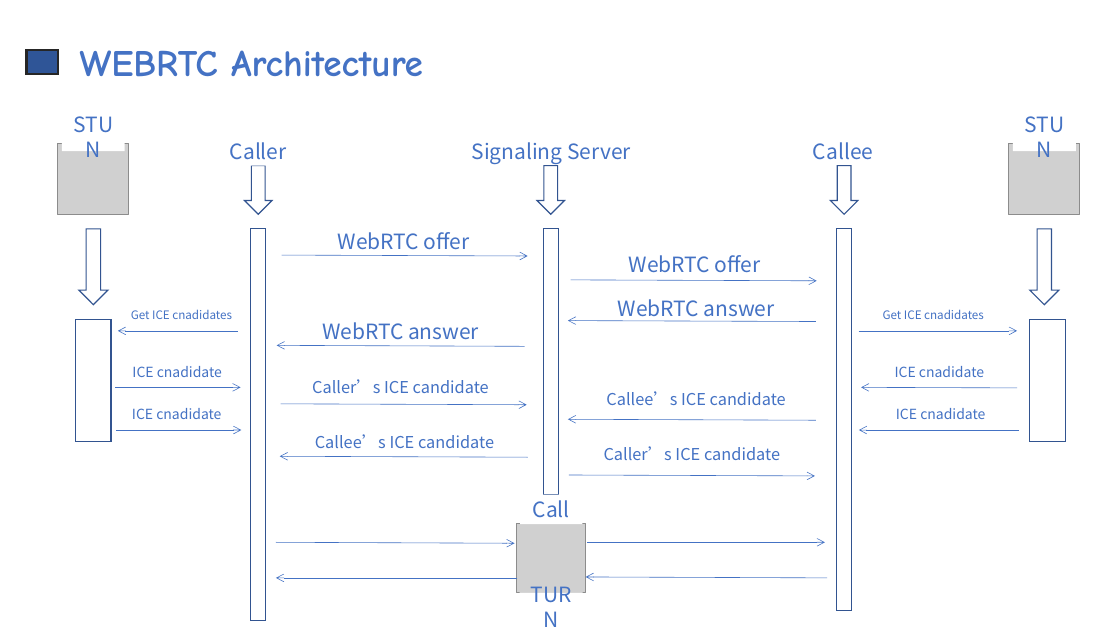
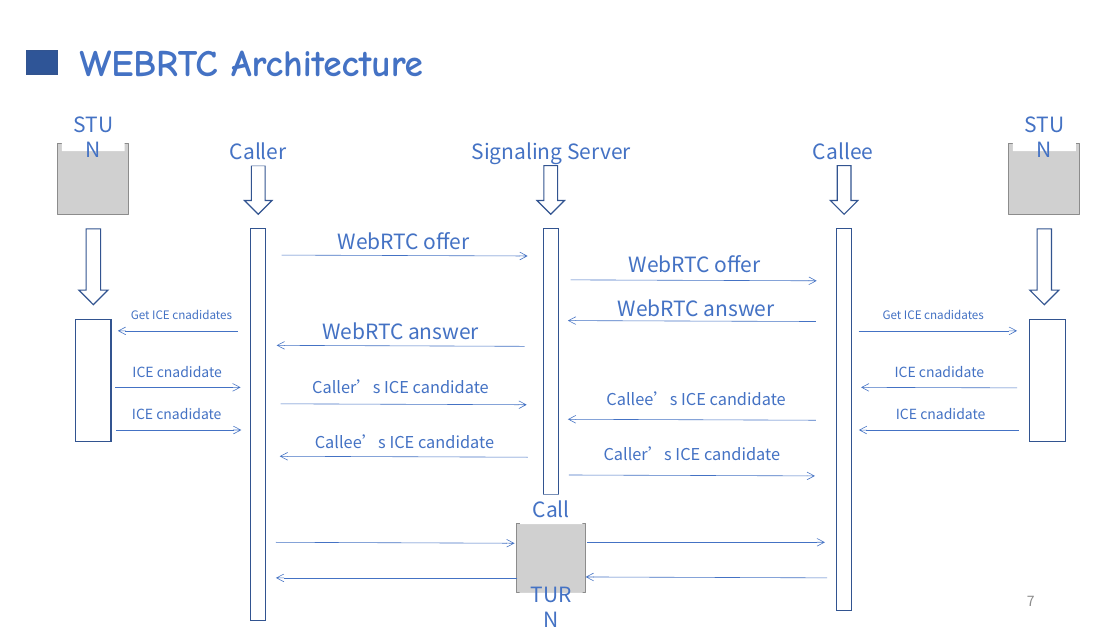
Before and after one commit to hninhnin95/webrtc-skyway, a slide deck: slide 7 of doc/勉強会_WebRTC_SkyWay.pptx. Drawn at 1120x630 pixels with LibreOffice and Linux fonts; fonts in the diff are those of the drawing; grey boxes stand for pictures. Boxes give left, top, right and bottom in pixels: in the first picture for what was removed or moved away, otherwise in the second. Text is boxed around its words. In the diff, an @@ line names an element or a change of style, - is before the commit and + after.

```diff
--- a/doc/勉強会_WebRTC_SkyWay.pptx
+++ b/doc/勉強会_WebRTC_SkyWay.pptx
@@ rectangle at (27,50,58,74): outline #262626 2.25 pt to #325491 1 pt @@
@@ page number added at (1027,596,1035,606), 12 pt, text #8C8C8C @@
+7
```
Also in this commit, not shown: 12 other slides changed.
